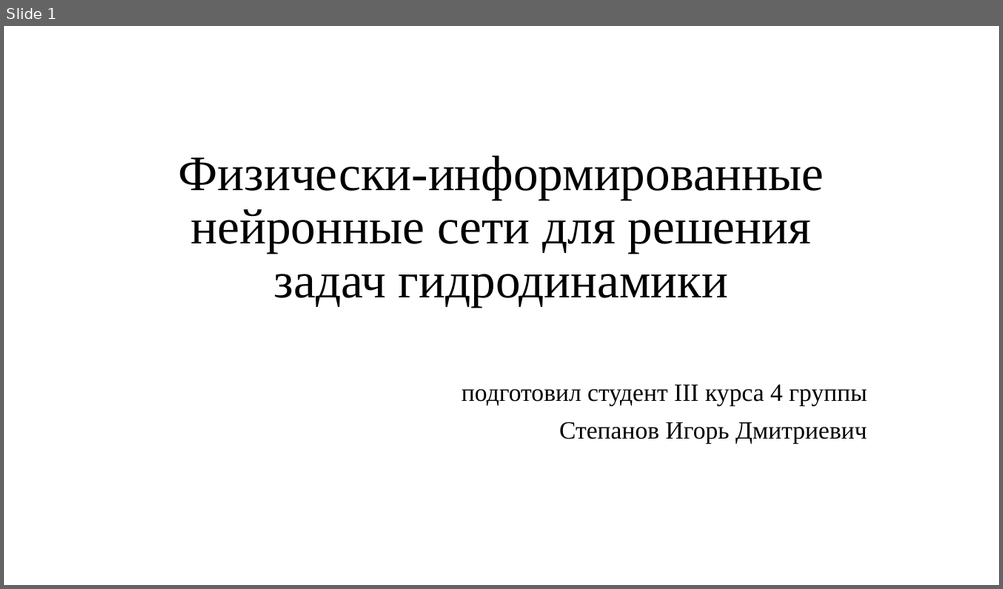
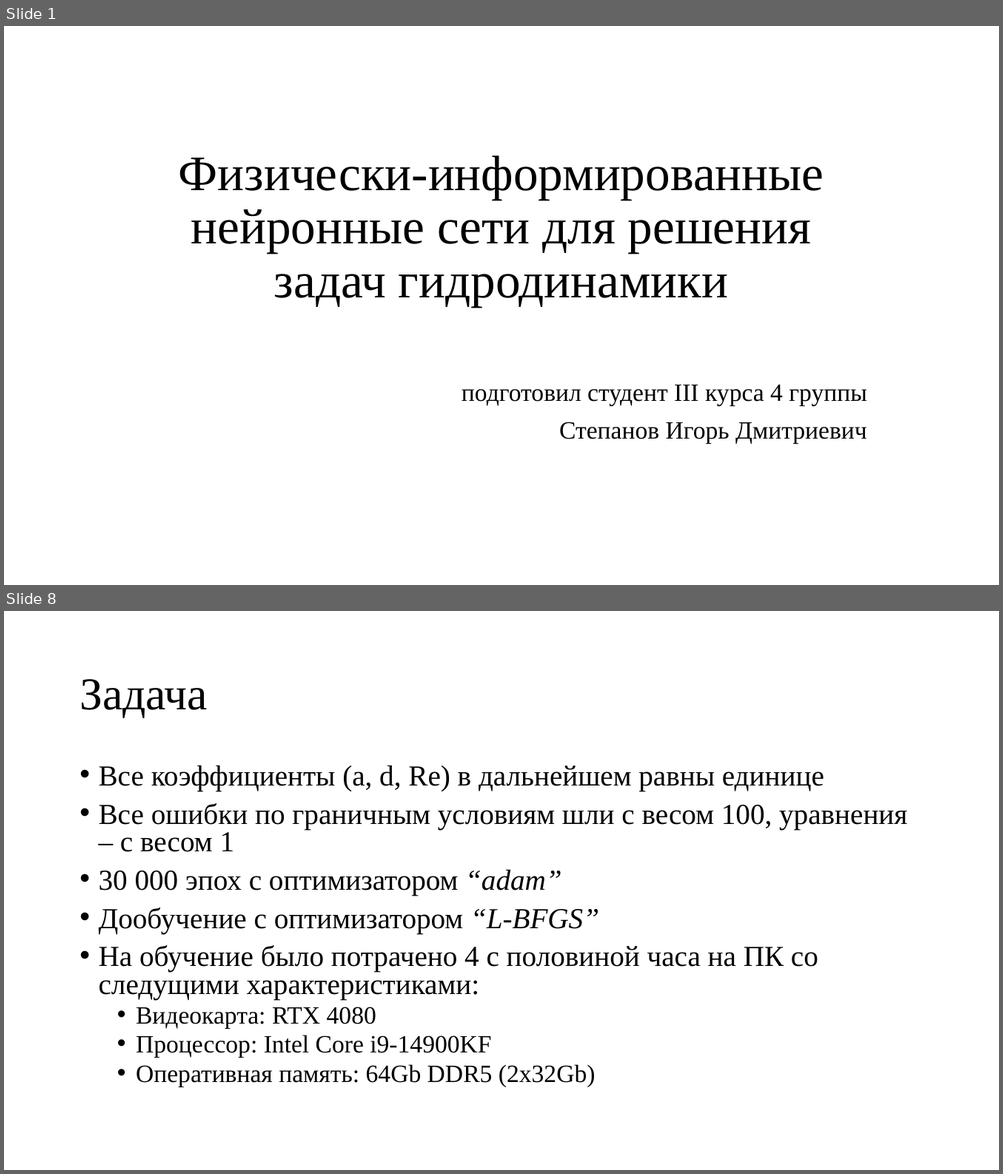
Before and after one commit to Ygrik2003/PINN_GL, a slide deck: src_latex/present.pptx. Shown one above the other, each under a label of ours: slide 1 before the commit, slides 1 and 8 after it; the slides between them are not shown. The pictures are 1003x589 and 1003x1174 pixels, drawn with LibreOffice and Linux fonts; fonts in the diff are those of the drawing. Boxes give left, top, right and bottom in pixels: in the first picture for what was removed or moved away, otherwise in the second. Text is boxed around its words. In the diff, an @@ line names an element or a change of style, - is before the commit and + after.

```diff
--- a/src_latex/present.pptx
+++ b/src_latex/present.pptx
@@ slide 8 added at <box>4,611,999,1170</box>, background #FFFFFF @@
@@ title added at <box>79,679,208,718</box>, 44 pt, text #000000 @@
+Задача
@@ text added at <box>99,765,907,1087</box>, 28 pt, text #000000 @@
+• Все коэффициенты (a, d, Re) в дальнейшем равны единице
+• Все ошибки по граничным условиям шли с весом 100, уравнения – с весом 1
+• 30 000 эпох с оптимизатором “adam”
+• Дообучение с оптимизатором “L-BFGS”
+• На обучение было потрачено 4 с половиной часа на ПК со следущими характеристиками:
+  • Видеокарта: RTX 4080
+  • Процессор: Intel Core i9-14900KF
+  • Оперативная память: 64Gb DDR5 (2x32Gb)
```
Also in this commit, not shown: 5 slides changed, 5 other slides added.
